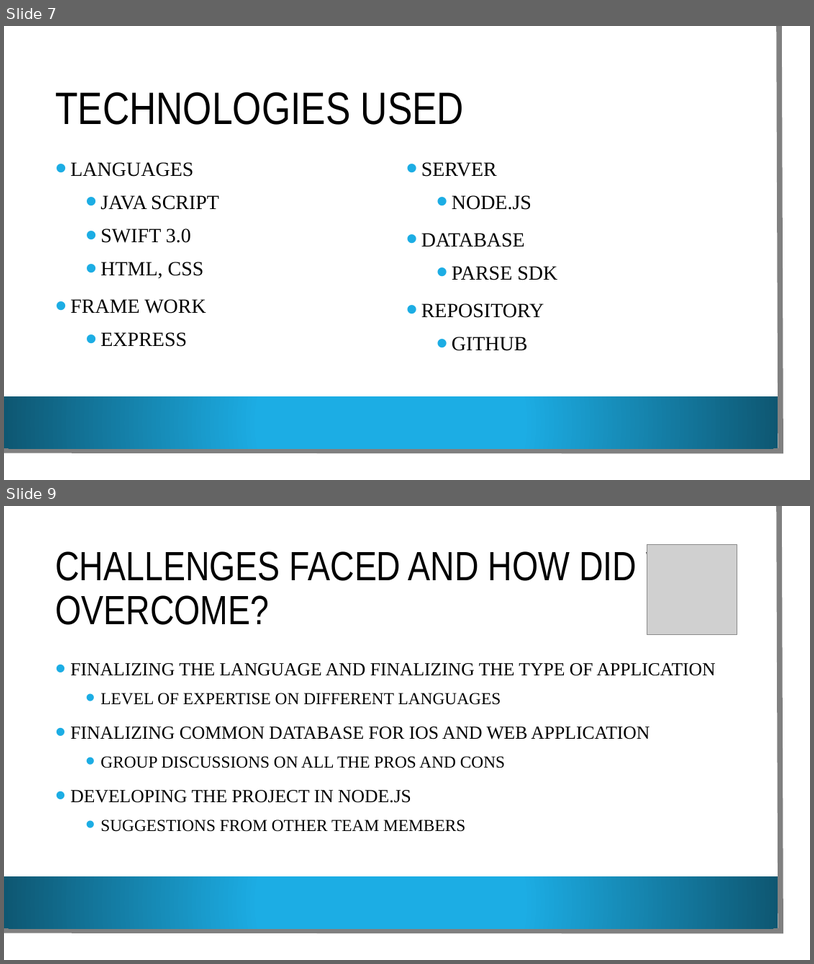
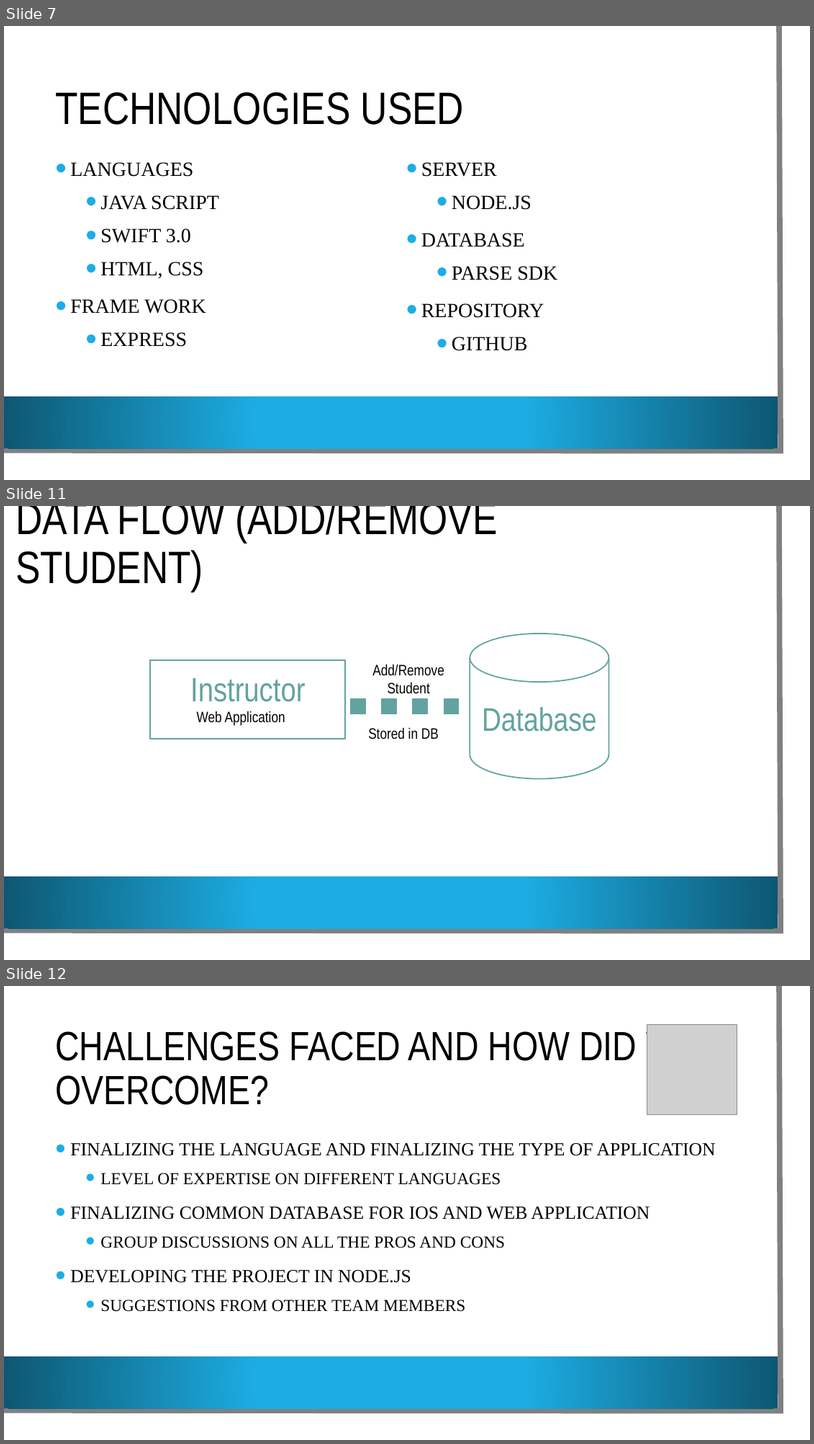
Before and after one commit to VamsiDevalla/Student-Attendance-Tracking, a slide deck: final ppt.pptx. Shown one above the other, each under a label of ours: slides 7 and 9 before the commit, slides 7, 11 and 12 after it; the slides between them are not shown. The pictures are 814x964 and 814x1444 pixels, drawn with LibreOffice and Linux fonts; fonts in the diff are those of the drawing; grey boxes stand for pictures; background and template pictures are left out. Boxes give left, top, right and bottom in pixels: in the first picture for what was removed or moved away, otherwise in the second. Text is boxed around its words. In the diff, an @@ line names an element or a change of style, - is before the commit and + after.

```diff
--- a/final ppt.pptx
+++ b/final ppt.pptx
@@ slide 11 added at [4,506,810,960], background picture (left out); not listed: 3 template elements that a slide beside it also shows @@
@@ title added at [16,506,497,592], 54 pt, text #000000 @@
+DATA FLOW (ADD/REMOVE STUDENT)
@@ cylinder added at [471,633,610,779], fill #FFFFFF, outline #62A39F 1.5 pt, 39 pt, text #62A39F @@
+Database
@@ rectangle added at [150,660,346,739], fill #FFFFFF, outline #62A39F 1.5 pt @@
@@ text added at [190,678,305,702], 40 pt, text #62A39F @@
+Instructor
@@ text added at [373,664,444,694], 18 pt, text #000000 @@
+Add/Remove Student
@@ text added at [197,710,286,726], 18 pt, text #000000 @@
+Web Application
@@ line added from (350, 706) to (471, 706), #62A39F 18.5 pt dashed @@
@@ text added at [368,727,439,739], 18 pt, text #000000 @@
+Stored in DB
@@ what was slide 9 is now slide 12 @@
```
Also in this commit, not shown: 2 slides changed, 2 other slides added.
